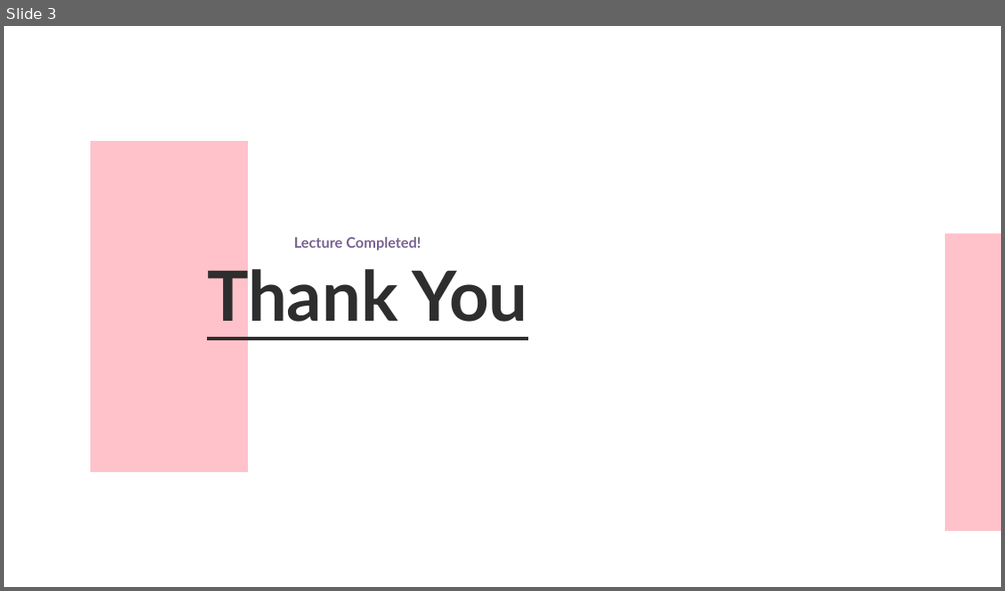
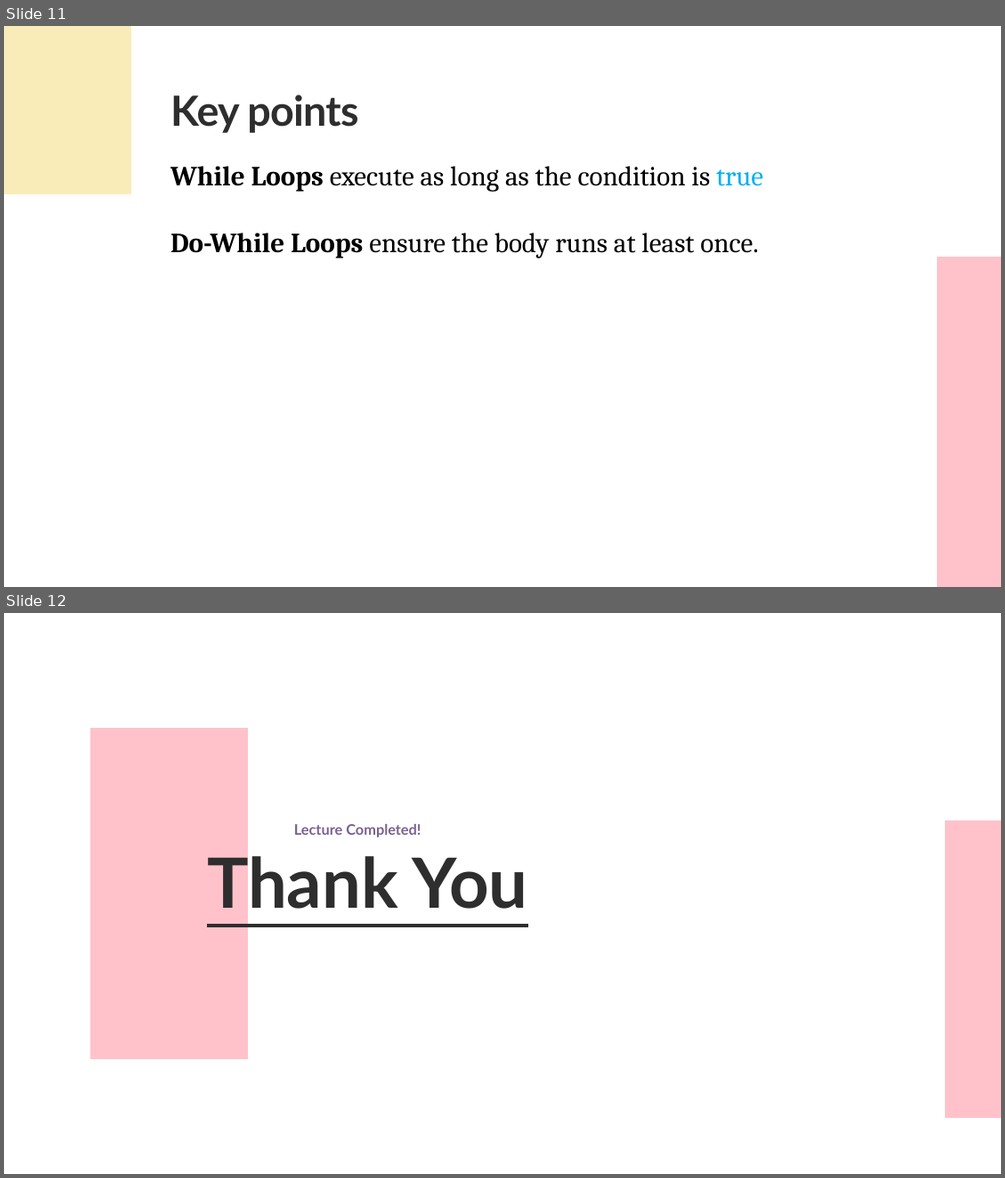
Before and after one commit to UKhayam/Programming-Fundamentals, a slide deck: PF-Lecture-05.pptx. Shown one above the other, each under a label of ours: slide 3 before the commit, slides 11 and 12 after it. The pictures are 1005x591 and 1005x1178 pixels, drawn with LibreOffice and Linux fonts; fonts in the diff are those of the drawing. Boxes give left, top, right and bottom in pixels: in the first picture for what was removed or moved away, otherwise in the second. Text is boxed around its words. In the diff, an @@ line names an element or a change of style, - is before the commit and + after.

```diff
--- a/PF-Lecture-05.pptx
+++ b/PF-Lecture-05.pptx
@@ slide 11 added at bbox=[4, 26, 1001, 587], background #FFFFFF @@
@@ freeform shape added at bbox=[4, 26, 131, 194], fill #F9ECB8 @@
@@ text added at bbox=[170, 95, 358, 133], 60 pt, text #2E2E2E, bold @@
+Key points
@@ text added at bbox=[170, 166, 763, 258], 40 pt, text #000000 @@
+While Loops execute as long as the condition is true
+Do-While Loops ensure the body runs at least once.
@@ freeform shape added at bbox=[937, 257, 1001, 587], fill #FFC2CA @@
@@ what was slide 3 is now slide 12 @@
```
Also in this commit, not shown: 1 slide changed, 9 other slides added, 1 slide removed, 4 other files.
